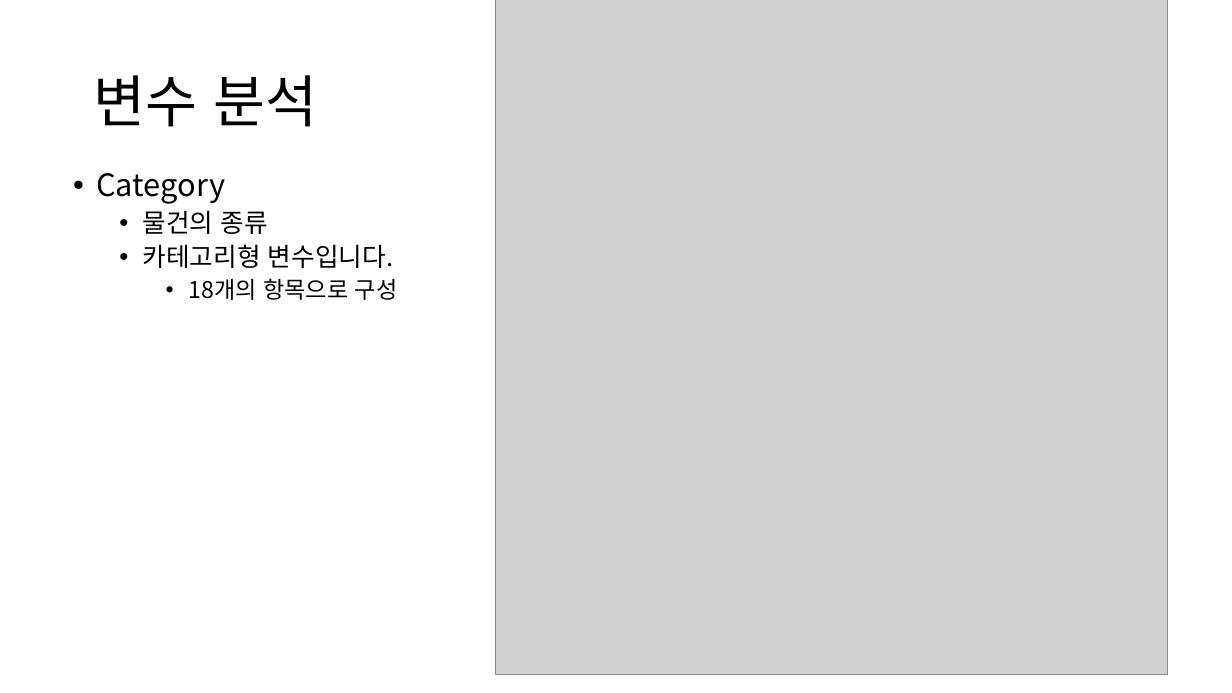
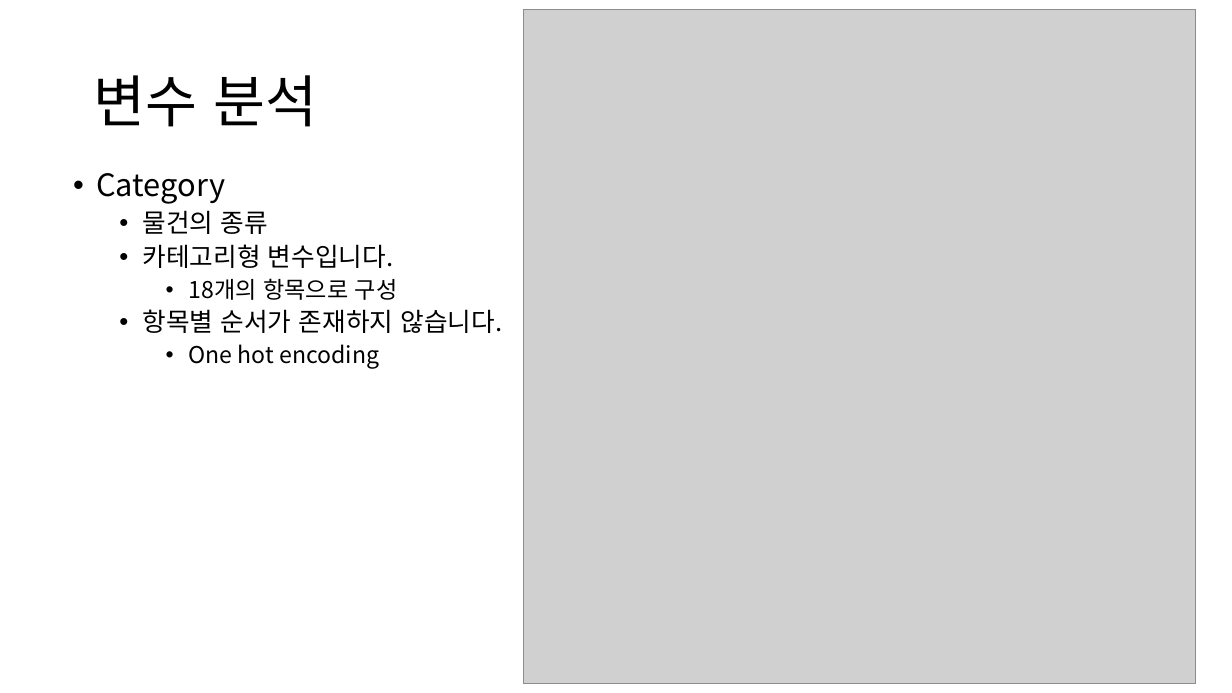
Before and after one commit to sunukkim98/DataAnalysis, a slide deck: slide 7 of FIANL.pptx. Drawn at 1232x693 pixels with LibreOffice and Linux fonts; fonts in the diff are those of the drawing; grey boxes stand for pictures. Boxes give left, top, right and bottom in pixels: in the first picture for what was removed or moved away, otherwise in the second. Text is boxed around its words. In the diff, an @@ line names an element or a change of style, - is before the commit and + after.

Commit message:
fix: ppt

```diff
--- a/FIANL.pptx
+++ b/FIANL.pptx
@@ picture: place and size @@
-picture at (495,0,1168,675)
+picture at (524,9,1197,684)
@@ text at (143,309,503,369): paragraphs added @@
+    • 항목별 순서가 존재하지 않습니다.
+      • One hot encoding
```
Also in this commit, not shown: 3 other slides changed, 1 slide added.
